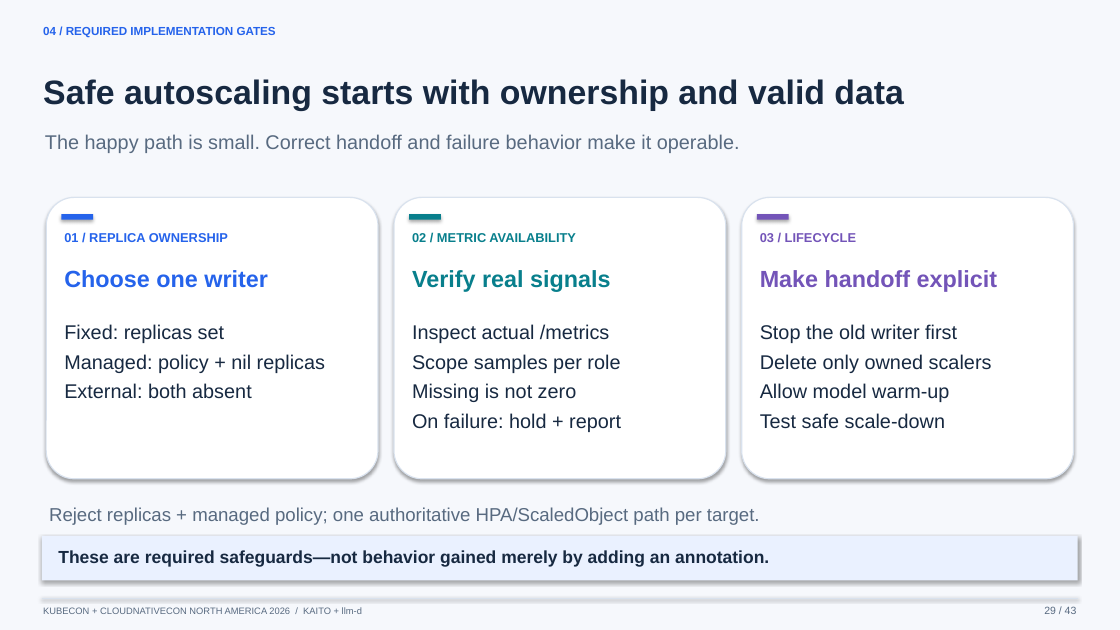
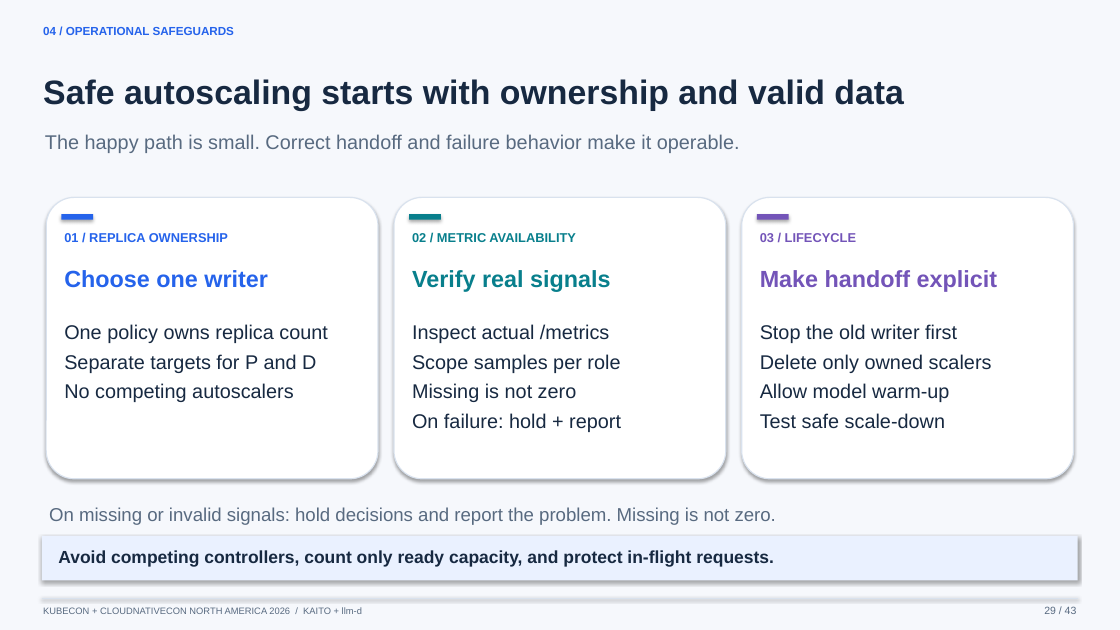
Before and after one commit to andyzhangx/demo, a slide deck: slide 29 of llm/kubecon-na-2026-pd-disaggregation.pptx. Drawn at 1120x630 pixels with LibreOffice and Linux fonts; fonts in the diff are those of the drawing. Boxes give left, top, right and bottom in pixels: in the first picture for what was removed or moved away, otherwise in the second. Text is boxed around its words. In the diff, an @@ line names an element or a change of style, - is before the commit and + after.

```diff
--- a/llm/kubecon-na-2026-pd-disaggregation.pptx
+++ b/llm/kubecon-na-2026-pd-disaggregation.pptx
@@ text at <box>43,27,234,35</box>: text changed @@
-04 / REQUIRED IMPLEMENTATION GATES
+04 / OPERATIONAL SAFEGUARDS
@@ text at <box>64,324,328,402</box>: text changed @@
-Fixed: replicas set
-Managed: policy + nil replicas
-External: both absent
+One policy owns replica count
+Separate targets for P and D
+No competing autoscalers
@@ text at <box>49,507,776,525</box>: text changed @@
-Reject replicas + managed policy; one authoritative HPA/ScaledObject path per target.
+On missing or invalid signals: hold decisions and report the problem. Missing is not zero.
@@ text at <box>58,550,774,567</box>: text changed @@
-These are required safeguards—not behavior gained merely by adding an annotation.
+Avoid competing controllers, count only ready capacity, and protect in-flight requests.
```
Also in this commit, not shown: 5 other slides changed, 1 slide added, 1 slide removed, 3 other files.
